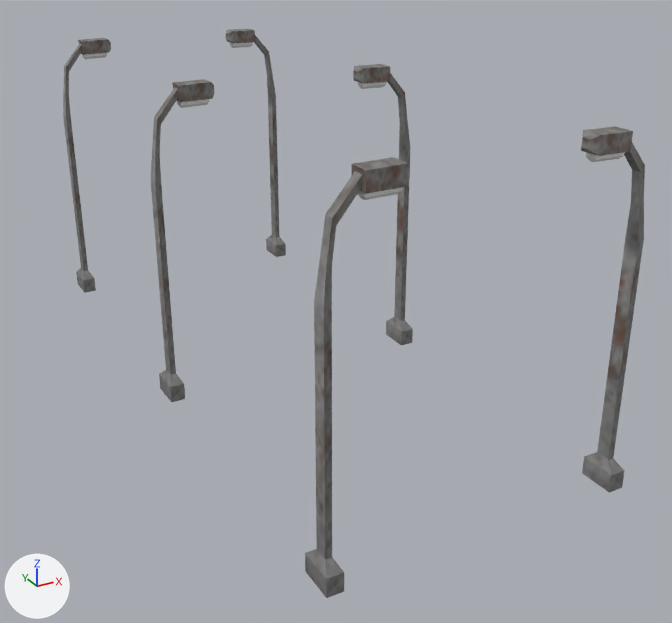
Two versions of the FBX model Overdrive/Assets/Prefab/Building/Lamp.fbx, one commit apart.
Both versions are drawn from a 50 mm lens placed at (-12.0, -29.7, 14.5), pointed at (0.7, -6.5, 2.8). The axes (+X, +Y, +Z) are drawn at lower left. The lights are the same throughout. Where no turn or scale is listed for an object, it has been applied to the vertices.
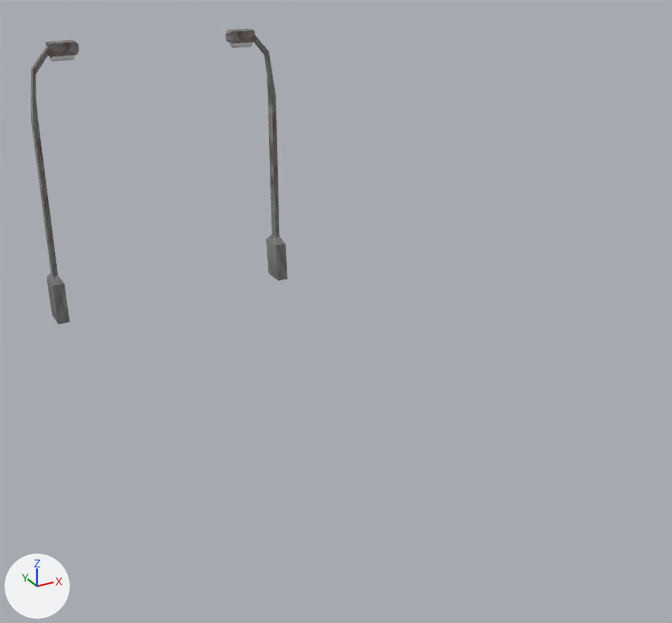
The newer file is also turned or shifted as a whole; pictures and numbers use the older file's frame.

The change, as a diff of the scene's bpy script:
```diff
--- a/Overdrive/Assets/Prefab/Building/Lamp.fbx.py
+++ b/Overdrive/Assets/Prefab/Building/Lamp.fbx.py
@@ me_cube_006 @@
 # used by ob_cube_003; location = (-4.16, -14.88, 0.56)
 # verts and faces of me_cube_006; kept vertices keep their numbers, new ones are numbered from 336
 # before: 280 (8.5, 19.5, -0.1) at pixel (285, 255), 282 (8.5, 20.5, -0.1), 284 (8.1, 19.5, -0.1) at pixel (276, 257), 286 (8.1, 20.5, -0.1) at pixel (266, 250)
-me_cube_006.from_pydata(...)  # 336 vertices, 324 faces; spans x -0.2..8.5, y -0.5..20.5, z -0.1..9.3
+me_cube_006.from_pydata(...)  # 112 vertices, 108 faces; spans x -1.4..8.5, y 19.4..20.5, z -1.2..9.3
+# me_cube_006 part 1: the loose piece of 56 vertices spanning x -0.2..1.8, y 19.5..20.5, z -0.1..9.3 is rebuilt with 56 vertices and now spans x -1.4..0.7, y 19.4..20.5, z -1.2..9.3
+# me_cube_006 part 2: the loose piece of 56 vertices spanning x -0.2..1.8, y -0.5..0.5, z -0.1..9.3 is deleted
+# me_cube_006 part 3: the loose piece of 56 vertices spanning x 6.5..8.5, y 9.5..10.5, z -0.1..9.3 is deleted
+# me_cube_006 part 4: the loose piece of 56 vertices spanning x 6.5..8.5, y -0.5..0.5, z -0.1..9.3 is deleted
+# me_cube_006 part 5: the loose piece of 56 vertices spanning x -0.2..1.8, y 9.5..10.5, z -0.1..9.3 is deleted
+# me_cube_006 part 6
+for i in [280, 282, 284, 286]: verts[i] += (0.0, -0.1, -1.1)
 me_cube_006.materials.append(mat_material_003)
```

Where the change shows, as pixel boxes [x1, y1, x2, y2] in the pictures (672 x 623 px; the box of a moved part takes in the faces that stretch with it):
'Cube.003', reshaped (56% narrower, 48% shorter): before [63, 29, 645, 598]; after [31, 29, 288, 324]
part 1 of me_cube_006, rebuilt (11% taller): before [63, 38, 111, 293]; after [31, 40, 79, 324]
part 2 of me_cube_006, deleted: before [305, 157, 410, 598]
part 3 of me_cube_006, deleted: before [353, 64, 413, 345]
part 4 of me_cube_006, deleted: before [581, 126, 645, 492]
part 5 of me_cube_006, deleted: before [151, 79, 214, 402]
part 6 of me_cube_006, moved or reshaped: before [266, 239, 286, 257]; after [266, 239, 288, 281]
